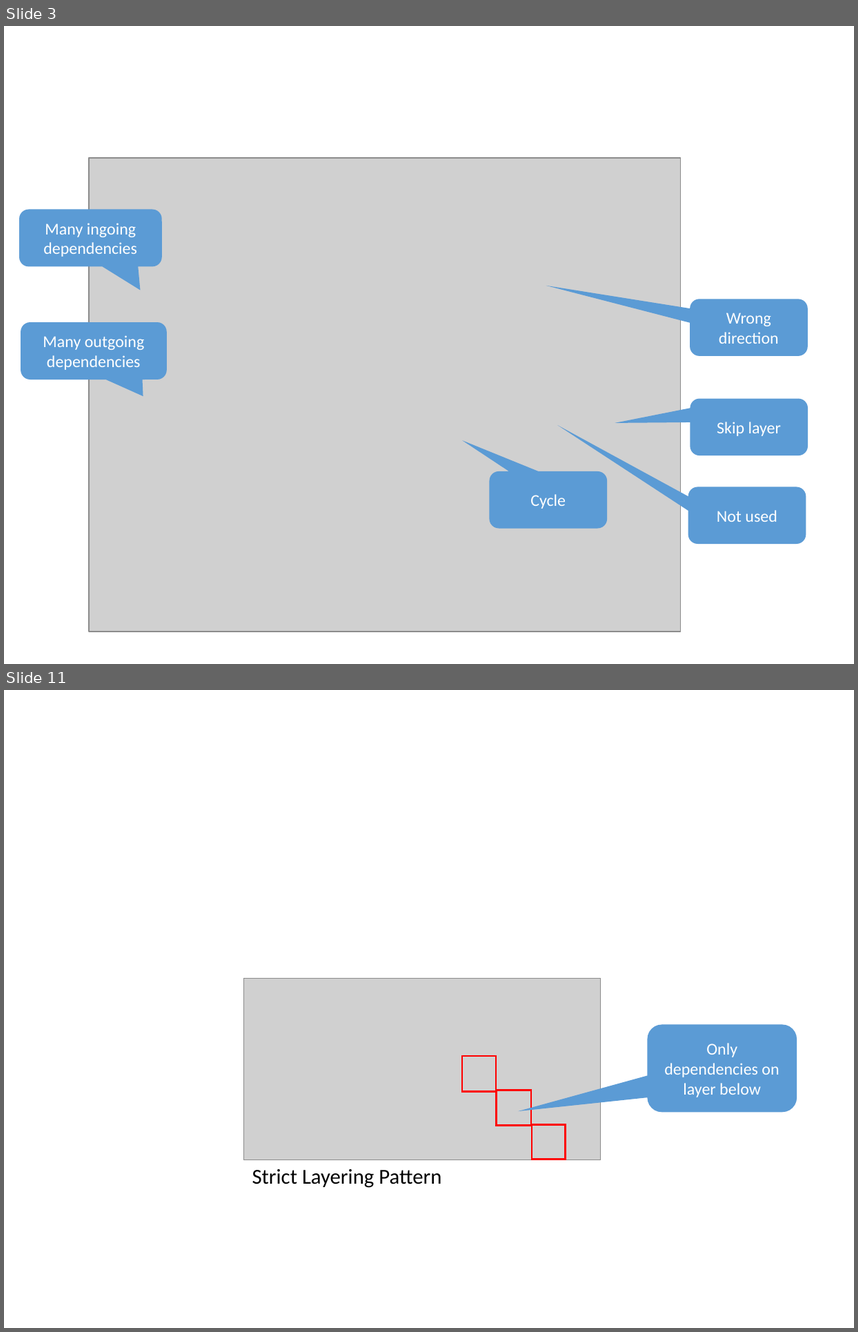
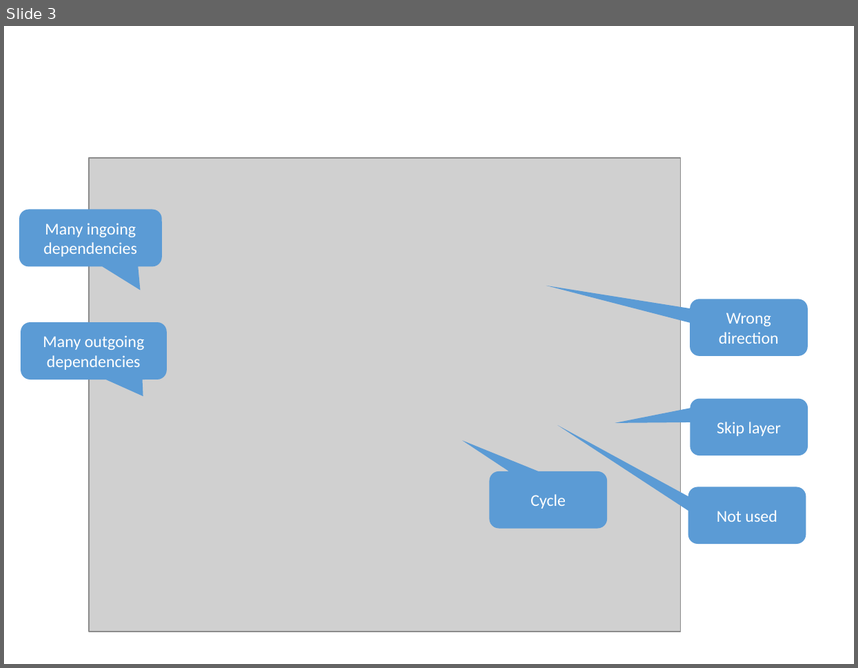
Before and after one commit to dsmsuite/dsmsuite.github.io, a slide deck: assets/img/Images.pptx. Shown one above the other, each under a label of ours: slides 3 and 11 before the commit, slide 3 after it; the slides between them are not shown. The pictures are 858x1332 and 858x668 pixels, drawn with LibreOffice and Linux fonts; fonts in the diff are those of the drawing; grey boxes stand for pictures. Boxes give left, top, right and bottom in pixels: in the first picture for what was removed or moved away, otherwise in the second. Text is boxed around its words. In the diff, an @@ line names an element or a change of style, - is before the commit and + after.

```diff
--- a/assets/img/Images.pptx
+++ b/assets/img/Images.pptx
@@ slide 11 removed at bbox=[4, 690, 854, 1328], background #FFFFFF @@
@@ rounded speech box removed at bbox=[648, 1024, 797, 1112] @@
-Only dependencies on layer below
@@ group removed at bbox=[243, 978, 601, 1160]: 3 rectangles, 1 picture @@
@@ text removed at bbox=[252, 1169, 441, 1187] @@
-Strict Layering Pattern
```
Also in this commit, not shown: 12 slides changed, 1 slide added, 4 other slides removed, 5 other files.
